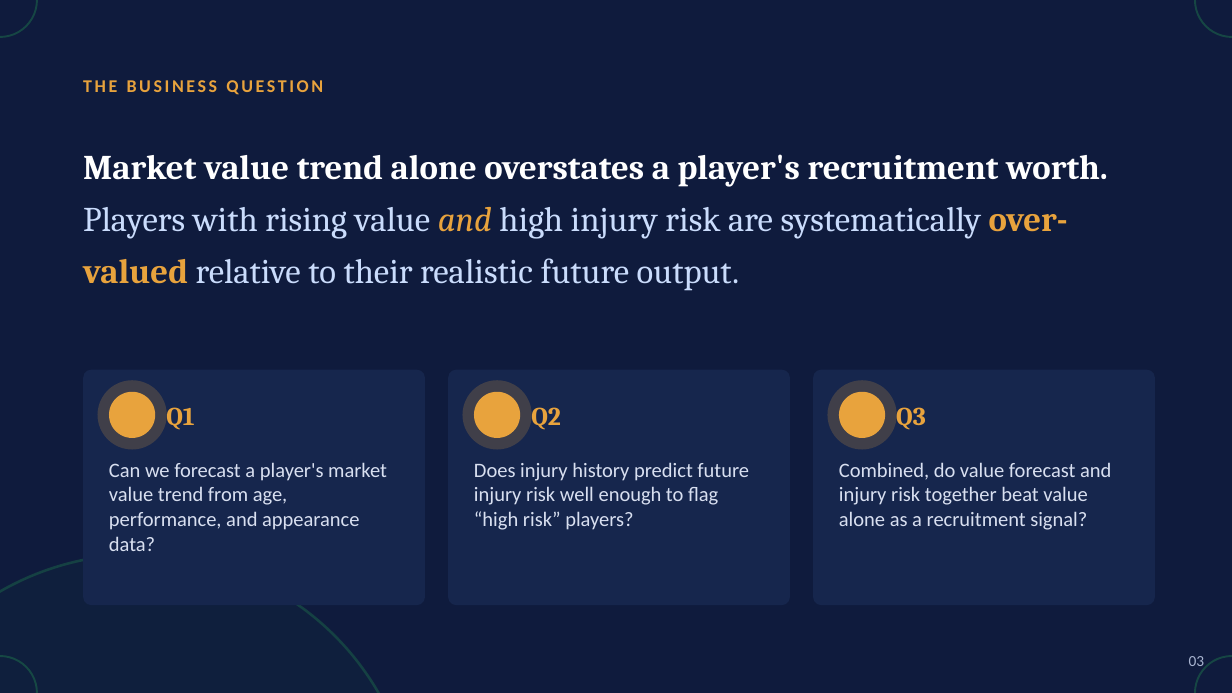
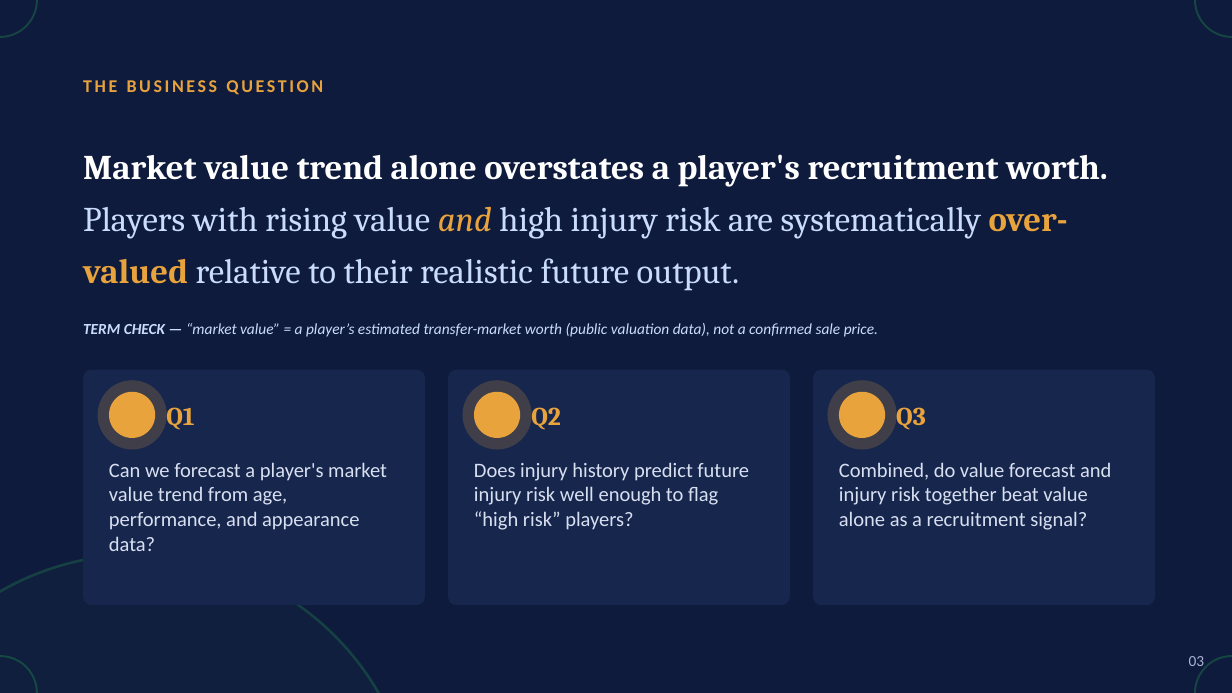
Before and after one commit to Simba90m/capstone_project_worth_the_investment_PL, a slide deck: slide 3 of Worth_the_Investment_Capstone_Skeleton_Final.pptx. Drawn at 1232x693 pixels with LibreOffice and Linux fonts; fonts in the diff are those of the drawing; background and template pictures are left out. Boxes give left, top, right and bottom in pixels: in the first picture for what was removed or moved away, otherwise in the second. Text is boxed around its words. In the diff, an @@ line names an element or a change of style, - is before the commit and + after.

Commit message:
Add football-term and unit captions to final deck for a non-football audience

```diff
--- a/Worth_the_Investment_Capstone_Skeleton_Final.pptx
+++ b/Worth_the_Investment_Capstone_Skeleton_Final.pptx
@@ text added at (83,323,878,337), 12 pt, text #CADCFC, italic @@
+TERM CHECK — “market value” = a player’s estimated transfer-market worth (public valuation data), not a confirmed sale price.
```
Also in this commit, not shown: 4 other slides changed.
